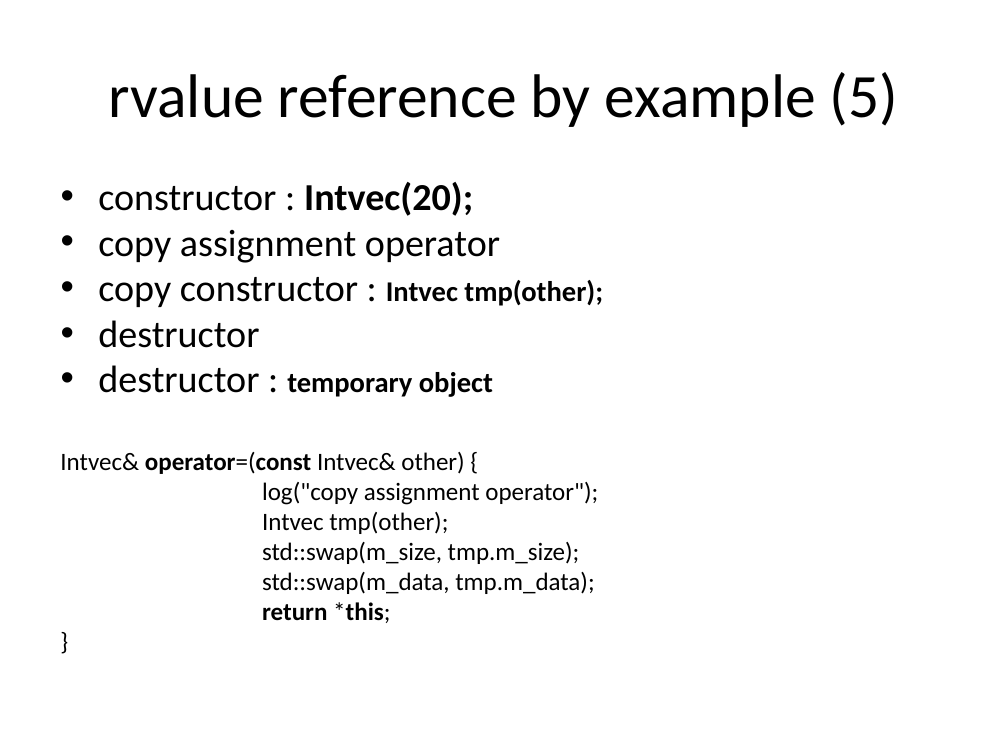
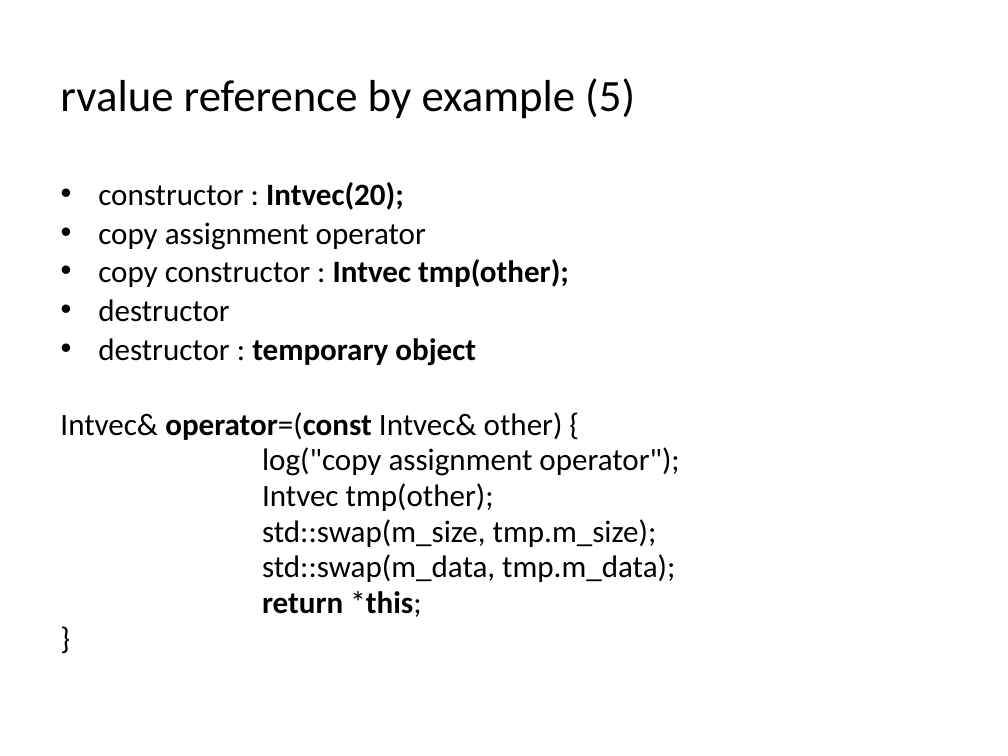
Before and after one commit to codengrow/scj, a slide deck: slide 10 of season1/episode2/rvalue-reference.odp. Drawn at 1008x756 pixels with LibreOffice and Linux fonts; fonts in the diff are those of the drawing; background and template pictures are left out. Boxes give left, top, right and bottom in pixels: in the first picture for what was removed or moved away, otherwise in the second. Text is boxed around its words. In the diff, an @@ line names an element or a change of style, - is before the commit and + after.

```diff
--- a/season1/episode2/rvalue-reference.odp
+++ b/season1/episode2/rvalue-reference.odp
@@ title "rvalue reference by example (5)" at box(60, 78, 635, 119): size 44 to 32 pt; alignment centre to left @@
@@ text "constructor : Intvec(20);" at box(60, 182, 679, 617): size 27.2 to 22.2 pt in "constructor : Intvec(20);", "copy assignment operator", "copy constructor :", "destructor" and 1 more places; size 20.4 to 22.2 pt in "Intvec tmp(other);", "temporary object"; size 17.9 to 22.2 pt in "Intvec& operator=(const Intvec& other) {", "log("copy assignment operator");", "Intvec tmp(other);", "std::swap(m_size, tmp.m_size);" and 3 more places @@
```
Also in this commit, not shown: 16 other slides changed, 3 other files.
